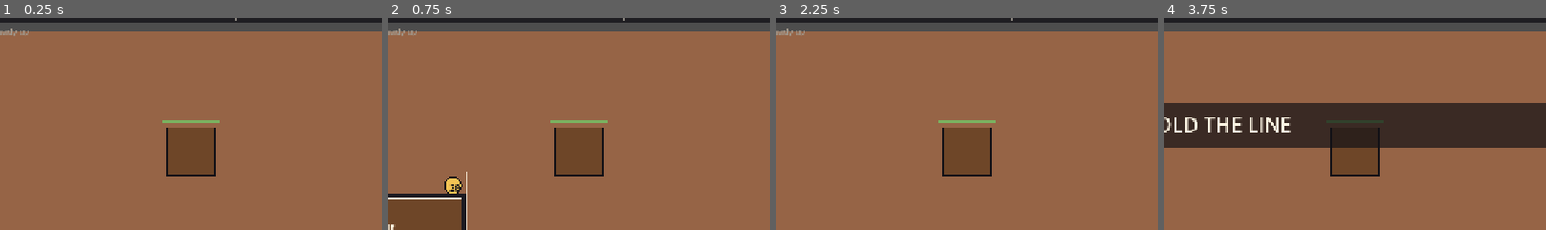
Above: before the commit, frames 1-4 (left to right).
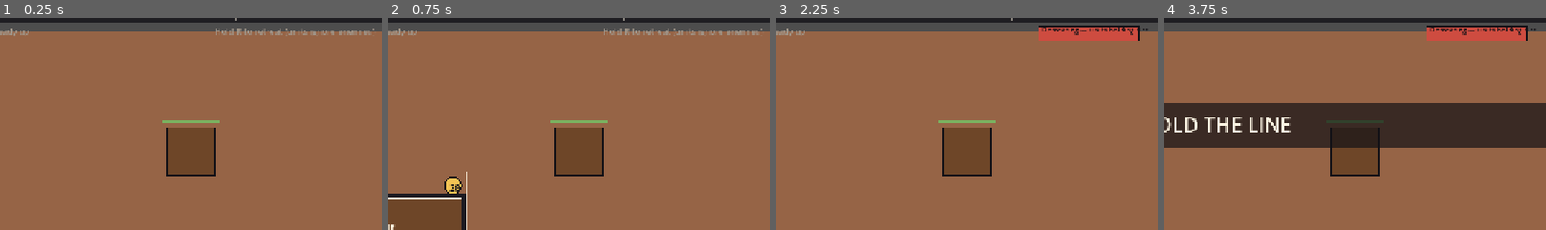
Above: after the commit, the same moments.

Repository: RescuedBuffalo/goose-and-buff
Game: Godot game, scene res://scenes/main.tscn
The game is run twice, just before and just after one commit, with the same random seed, the same clock (stepped at 60 frames per second) and the same inputs.
Inputs (mouse positions are % of the whole screen's width and height, from its top left):
- Up to frame 1 (0.25 s): no input
- Up to frame 2 (0.75 s): tap Enter at 0.5 s; drag from (50, 83) to (60, 27) at 0.52 s
- Up to frame 3 (2.25 s): drag from (30, 54) to (45, 70) at 1.27 s; move the mouse to (60, 27) at 2.02 s; hold D (move_right) from 2.03 s (still down); hold R (toggle_retreat, bound only after the commit) from 2.03 s (still down)
- Up to frame 4 (3.75 s): release D (move_right) at 2.75 s; release R (toggle_retreat, bound only after the commit) at 2.75 s; drag from (45, 70) to (20, 34) at 2.77 s; move the mouse to (80, 65) at 3.52 s; hold A (move_left) from 3.53 s (still down); hold R (toggle_retreat, bound only after the commit) from 3.53 s (still down); tap Space (ready_round) at 3.6 s
The pictures show only the part of the screen within x 50-100%, y 7-57%; the shares and areas given below are measured in that part.

The runs differ from the first frame. In frame 1, 0.5% of the frame differs, in the area x 56-98%, y 4-9%; in frame 2, 0.5%; in frame 3, 1.9%, in the area x 68-98%, y 3-11%; in frame 4, 1.9%.

Commit message:
Auto-leash + hold-R retreat for unit follow behavior
Two complementary mechanics so the army stays with the leader:

1. Auto-leash. Each unit checks distance to its leader every frame; if
   it exceeds 320 px the unit drops any current target and chases the
   leader, even if an enemy is in attack range. So just running away
   pulls the army back without any extra input.

2. Hold-R retreat. While the player holds R, units ignore enemies
   entirely and only move to formation. SC2-style M-click semantics —
   movement command, no engage. Released → normal AI resumes.

Implementation:
- game_state.gd: retreat_mode flag + retreat_changed signal,
  reset()-cleared, set_retreat(active) is the single mutation point.
- unit.gd: LEASH_DISTANCE constant; _physics_process now branches on
  `following_only := GameState.retreat_mode or leader_far` and skips
  the engage path entirely when true.
- main.gd: poll Input.is_action_pressed("toggle_retreat") in _process
  and forward to GameState. The setter short-circuits on no-change.
- project.godot: bind R key to a new toggle_retreat action.
- hud_widget.gd: hint string at right side; replaced with a red
  "Retreating — units holding fire" badge while the key is held.

Verified clean: scene runs zero errors / warnings under 4.6.

Co-Authored-By: Claude Opus 4.7 (1M context) <noreply@anthropic.com>

Diff:
--- a/godot-prototype/project.godot
+++ b/godot-prototype/project.godot
@@ -62,6 +62,11 @@
 "events": [Object(InputEventKey,"resource_local_to_scene":false,"resource_name":"","device":-1,"window_id":0,"alt_press …(190 unchanged characters)…
 ]
 }
+toggle_retreat={
+"deadzone": 0.5,
+"events": [Object(InputEventKey,"resource_local_to_scene":false,"resource_name":"","device":-1,"window_id":0,"alt_pressed":false,"shift_pressed":false,"ctrl_pressed":false,"meta_pressed":false,"pressed":false,"keycode":82,"physical_keycode":0,"key_label":0,"unicode":0,"location":0,"echo":false,"script":null)
+]
+}
 
 [rendering]
 
--- a/godot-prototype/scripts/adapters/main.gd
+++ b/godot-prototype/scripts/adapters/main.gd
@@ -98,6 +98,10 @@
 		economy.tick(delta)
 	if Input.is_action_just_pressed("ready_round") and wave_director.is_prep_phase():
 		wave_director.ready_round()
+	# Hold-to-retreat: while the key is down, units ignore enemies. The
+	# setter short-circuits when the value is unchanged, so polling every
+	# frame is fine.
+	GameState.set_retreat(Input.is_action_pressed("toggle_retreat"))
 
 func _on_play_requested(card_id: String, world_pos: Vector2) -> void:
 	card_system.play_card_at(card_id, world_pos, _current_phase_name(), economy.balance)
--- a/godot-prototype/scripts/adapters/unit.gd
+++ b/godot-prototype/scripts/adapters/unit.gd
@@ -15,6 +15,10 @@
 # Distance under which a unit considers itself "in formation" and stops
 # moving — prevents jitter when the leader is stationary.
 const FORMATION_SLOP := 6.0
+# Beyond this distance from the leader, the unit auto-drops any enemy
+# target and chases. So just running away gathers the army back up,
+# without the player ever having to press the retreat key.
+const LEASH_DISTANCE := 320.0
 
 @export var unit_id: String = "Calf"
 
@@ -62,16 +66,24 @@
 	if hp <= 0.0 or _scripted_motion:
 		return
 	_attack_cooldown = max(0.0, _attack_cooldown - delta)
-	var target := _find_enemy_in_detection()
-	if target != null:
-		var dist := position.distance_to(target.position)
-		if dist > attack_range_px:
-			_advance_toward(target.position, delta)
-		elif _attack_cooldown <= 0.0:
-			_attack_cooldown = attack_interval
-			target.damage(damage_amount)
-		return
-	# No enemy in range — fall in behind the leader.
+	# Two reasons to skip the engage branch and only follow:
+	# 1. Player toggled retreat — explicit M-click semantics.
+	# 2. Leader has run far enough that the leash snaps — auto-disengage.
+	var leader_far := false
+	if leader != null and is_instance_valid(leader):
+		leader_far = position.distance_to(leader.position) > LEASH_DISTANCE
+	var following_only: bool = GameState.retreat_mode or leader_far
+	if not following_only:
+		var target := _find_enemy_in_detection()
+		if target != null:
+			var dist := position.distance_to(target.position)
+			if dist > attack_range_px:
+				_advance_toward(target.position, delta)
+			elif _attack_cooldown <= 0.0:
+				_attack_cooldown = attack_interval
+				target.damage(damage_amount)
+			return
+	# No engage — fall in behind the leader.
 	if leader != null and is_instance_valid(leader):
 		var anchor: Vector2 = leader.position + formation_offset
 		if position.distance_to(anchor) > FORMATION_SLOP:
--- a/godot-prototype/scripts/autoload/game_state.gd
+++ b/godot-prototype/scripts/autoload/game_state.gd
@@ -6,6 +6,7 @@
 
 signal phase_changed(phase: String)
 signal hero_hp_changed(current: float, maximum: float)
+signal retreat_changed(active: bool)
 
 enum Phase { PREP, WAVE, DEBRIEF, RUN_COMPLETE, RUN_ENDED }
 
@@ -15,6 +16,9 @@
 var hero_hp_max: float = 0.0
 var core_hp: float = 0.0
 var core_hp_max: float = 0.0
+# Retreat mode: when true, units ignore enemies and only follow the leader.
+# Toggled by the player; auto-cleared on wave start.
+var retreat_mode: bool = false
 
 func reset() -> void:
 	phase = Phase.PREP
@@ -23,6 +27,13 @@
 	hero_hp_max = 0.0
 	core_hp = 0.0
 	core_hp_max = 0.0
+	set_retreat(false)
+
+func set_retreat(active: bool) -> void:
+	if retreat_mode == active:
+		return
+	retreat_mode = active
+	retreat_changed.emit(active)
 
 func set_phase(new_phase: int) -> void:
 	if phase == new_phase:
--- a/godot-prototype/scripts/ui/hud_widget.gd
+++ b/godot-prototype/scripts/ui/hud_widget.gd
@@ -21,6 +21,7 @@
 	set_anchors_preset(Control.PRESET_FULL_RECT)
 	GameState.hero_hp_changed.connect(func(_a, _b): queue_redraw())
 	GameState.phase_changed.connect(_on_phase_changed)
+	GameState.retreat_changed.connect(func(_active): queue_redraw())
 	set_process(true)
 
 func bind(economy, wave_director, sector) -> void:
@@ -108,6 +109,18 @@
 	# Ready hint during prep.
 	if _phase_label == "Prep":
 		_draw_label("Press space to ready up", Vector2(size.x * 0.5 - 110, 70), DesignTokens.FG_3, DesignTokens.FS_SM, false)
+	# Retreat hint + badge. The hint sits on the right; the badge replaces
+	# it while R is held so the state is unmistakable.
+	if GameState.retreat_mode:
+		var badge_rect := Rect2(size.x - 200, 70, 168, 24)
+		draw_rect(badge_rect, DesignTokens.HP_CRIT, true)
+		draw_rect(badge_rect, DesignTokens.NIGHT_0, false, 1.0)
+		_draw_label("Retreating — units holding fire",
+			Vector2(badge_rect.position.x + 6, badge_rect.position.y - 2),
+			DesignTokens.NIGHT_0, DesignTokens.FS_XS, false)
+	else:
+		_draw_label("Hold R to retreat (units ignore enemies)",
+			Vector2(size.x - 280, 70), DesignTokens.FG_3, DesignTokens.FS_SM, false)
 	# Wave banner overlay.
 	if _wave_banner != "":
 		var banner_y := 200.0
